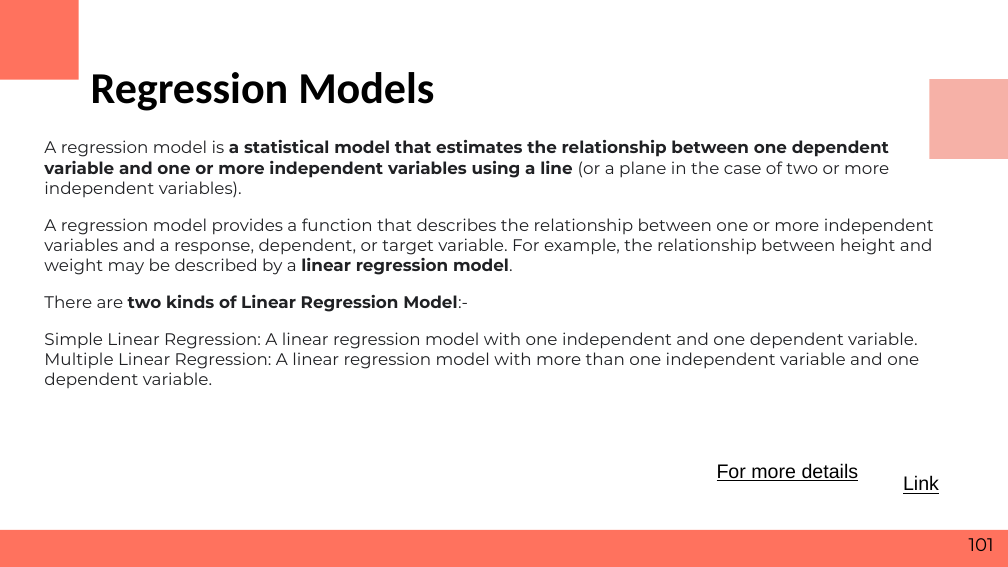
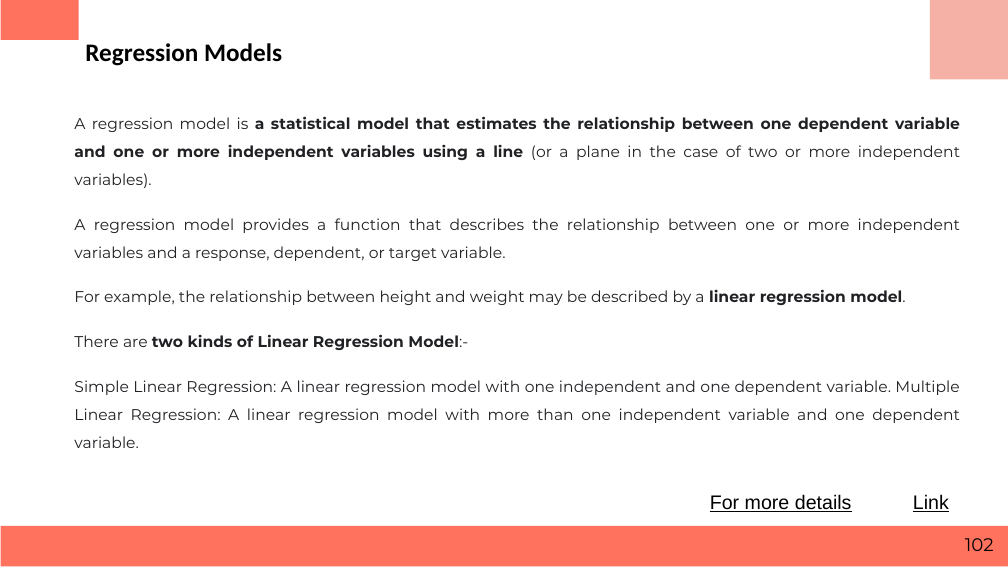
Before and after one commit to RashmivernekarN/ai_with_python_keonics, a slide deck: slide 102 of Module3/Business Statistics.pptx (slide 101 before the commit). Drawn at 1008x567 pixels with LibreOffice and Linux fonts; fonts in the diff are those of the drawing. Boxes give left, top, right and bottom in pixels: in the first picture for what was removed or moved away, otherwise in the second. Text is boxed around its words. In the diff, an @@ line names an element or a change of style, - is before the commit and + after.

```diff
--- a/Module3/Business Statistics.pptx
+++ b/Module3/Business Statistics.pptx
@@ rectangle: place and size @@
-rectangle at bbox=[0, 0, 79, 80]
+rectangle at bbox=[1, 0, 79, 39]
@@ title "Regression Models": place and size @@
-title "Regression Models" at bbox=[91, 72, 434, 111]
+title "Regression Models" at bbox=[85, 43, 282, 66]
@@ title "Regression Models" at bbox=[85, 43, 282, 66]: size 31.5 to 18 pt @@
@@ rectangle: place and size @@
-rectangle at bbox=[929, 80, 1008, 159]
+rectangle at bbox=[930, 0, 1008, 79]
@@ text "A regression model is a ...": place and size @@
-text "A regression model is a ..." at bbox=[44, 140, 934, 388]
+text "A regression model is a ..." at bbox=[74, 116, 960, 448]
@@ text at bbox=[74, 116, 960, 448]: size 12 to 11.1 pt in "A regression model is a statistical model ...", "There are two kinds of Linear Regression ...", "Simple Linear Regression: A linear regression model ..."; alignment left to justified; line spacing 1 to 1.5 @@
@@ text at bbox=[74, 218, 960, 305]: text changed; size 12 to 11.1 pt @@
-A regression model provides a function that describes the relationship between one or more independent variables and a response, dependent, or target variable. For example, the relationship between height and weight may be described by a linear regression model.
+A regression model provides a function that describes the relationship between one or more independent variables and a response, dependent, or target variable.
+For example, the relationship between height and weight may be described by a linear regression model.
@@ text "For more details": place and size @@
-text "For more details" at bbox=[717, 463, 859, 481]
+text "For more details" at bbox=[710, 494, 852, 512]
@@ text "Link": place and size @@
-text "Link" at bbox=[903, 475, 939, 494]
+text "Link" at bbox=[913, 494, 949, 512]
@@ rectangle: place and size @@
-rectangle at bbox=[0, 530, 1008, 567]
+rectangle at bbox=[1, 526, 1008, 566]
@@ page number at bbox=[965, 538, 994, 551]: text changed @@
-101
+102
```
Also in this commit, not shown: 105 other slides changed, 1 slide added.
